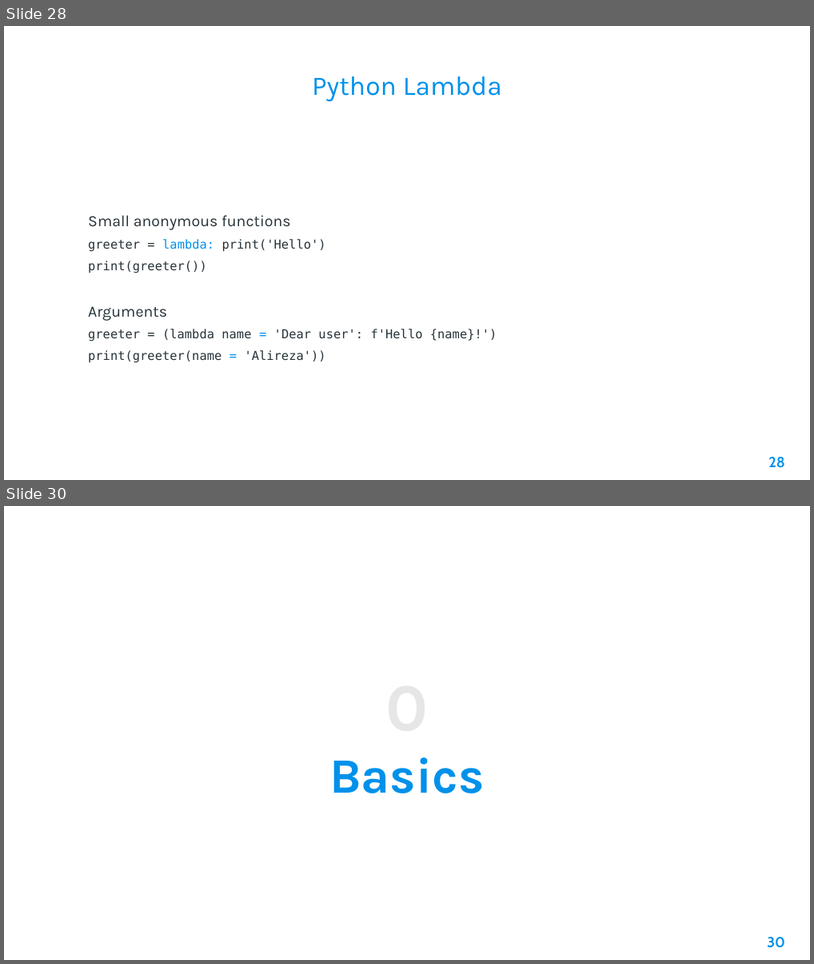
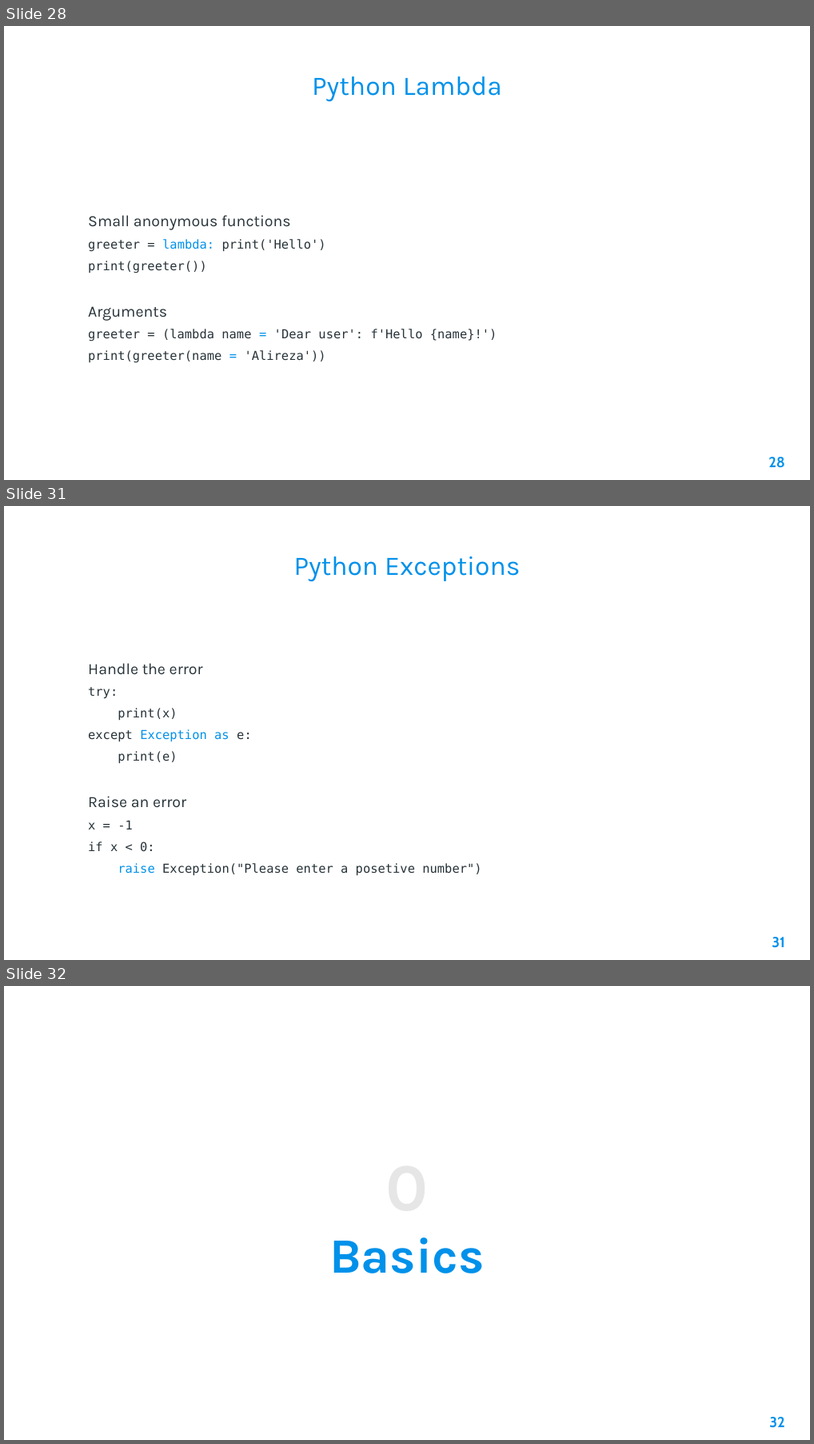
Before and after one commit to AleeRezaa/learn-python, a slide deck: Python.pptx. Shown one above the other, each under a label of ours: slides 28 and 30 before the commit, slides 28, 31 and 32 after it; the slides between them are not shown. The pictures are 814x964 and 814x1444 pixels, drawn with LibreOffice and Linux fonts; fonts in the diff are those of the drawing; background and template pictures are left out. Boxes give left, top, right and bottom in pixels: in the first picture for what was removed or moved away, otherwise in the second. Text is boxed around its words. In the diff, an @@ line names an element or a change of style, - is before the commit and + after.

Commit message:
add try except

```diff
--- a/Python.pptx
+++ b/Python.pptx
@@ slide 31 added at [4,506,810,960], background picture (left out) @@
@@ title added at [294,556,520,581], 24 pt, text #0091EA @@
+Python Exceptions
@@ text added at [88,663,482,876], 11 pt, text #263238 @@
+Handle the error
+try:
+print(x)
+except Exception as e:
+print(e)
+Raise an error
+x = -1
+if x < 0:
+raise Exception("Please enter a posetive number")
@@ page number added at [772,936,785,948], 13 pt, text #0091EA, bold @@
+31
@@ what was slide 30 is now slide 32 @@
@@ page number at [770,1416,785,1428]: text changed @@
-30
+32
```
Also in this commit, not shown: 6 slides changed, 1 other slide added, 1 other file.
